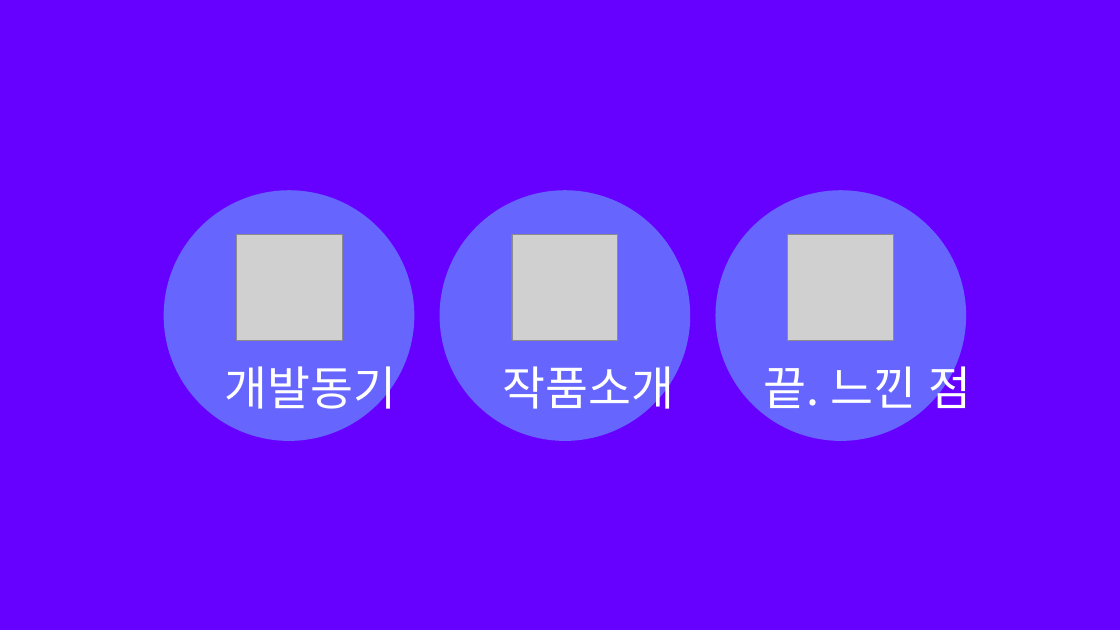
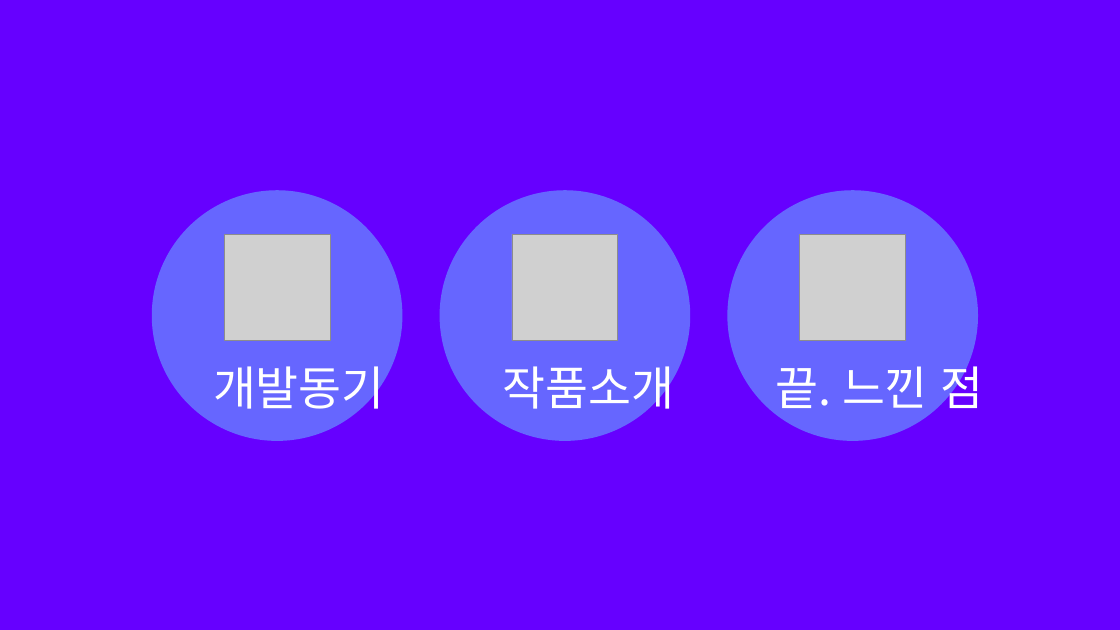
Before and after one commit to akfakf0509/1G2S_Web_Performance_assessment, a slide deck: slide 2 of 선린 수면 도우미 발표자료.pptx. Drawn at 1120x630 pixels with LibreOffice and Linux fonts; fonts in the diff are those of the drawing; grey boxes stand for pictures. Boxes give left, top, right and bottom in pixels: in the first picture for what was removed or moved away, otherwise in the second. Text is boxed around its words. In the diff, an @@ line names an element or a change of style, - is before the commit and + after.

```diff
--- a/선린 수면 도우미 발표자료.pptx
+++ b/선린 수면 도우미 발표자료.pptx
@@ 1 picture, 1 text, 1 ellipse: place and size @@
-1 picture, 1 text, 1 ellipse at (164, 191, 414, 441)
+1 picture, 1 text, 1 ellipse at (152, 191, 402, 441)
@@ 1 picture, 1 text, 1 ellipse: place and size @@
-1 picture, 1 text, 1 ellipse at (716, 191, 972, 441)
+1 picture, 1 text, 1 ellipse at (728, 191, 984, 441)
```
Also in this commit, not shown: 4 other slides changed.
